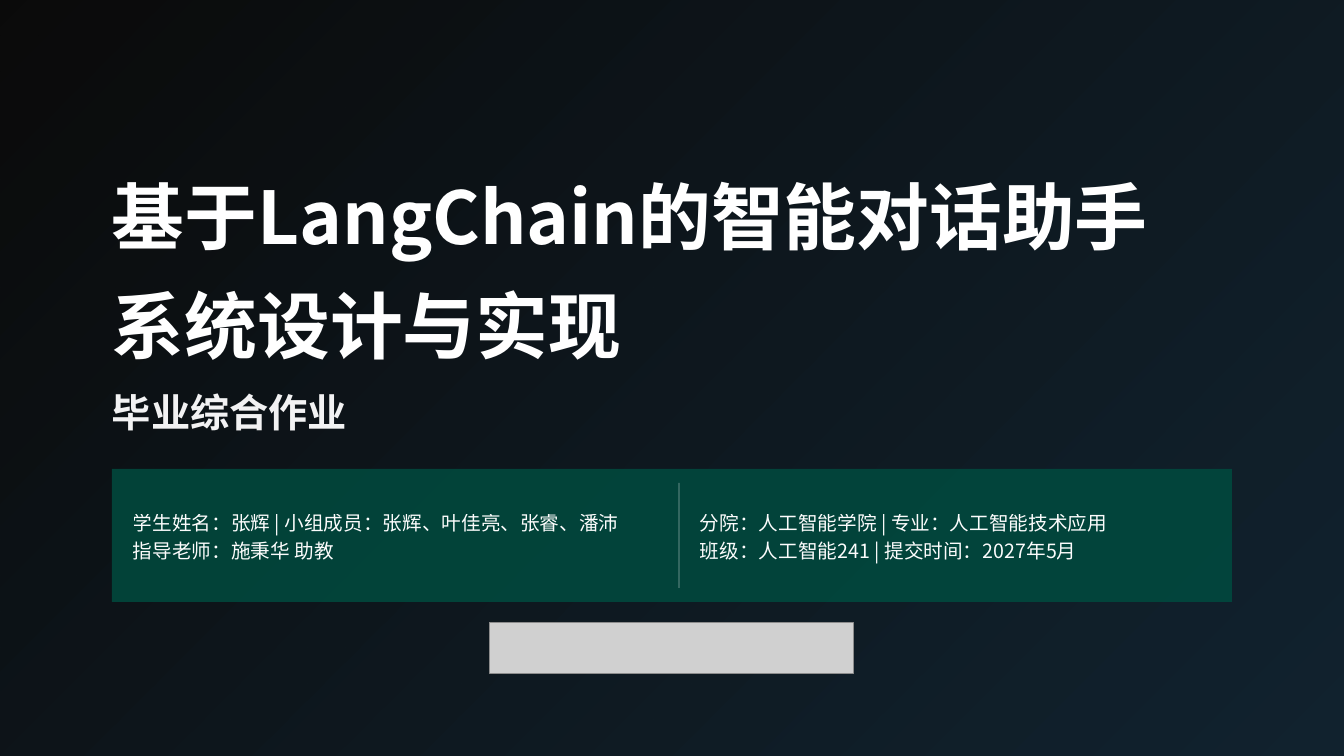
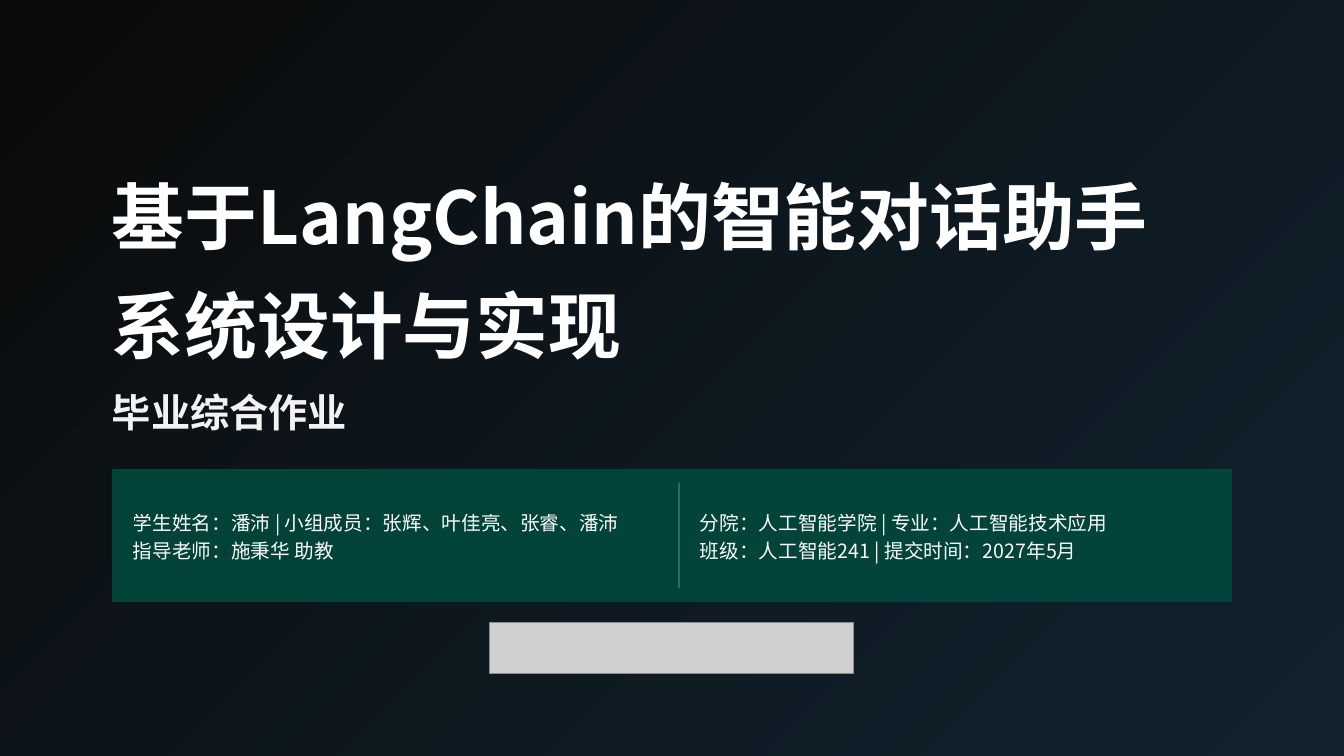
Before and after one commit to zh123hh/121, a slide deck: slide 1 of 大数据模型/基于LangChain的智能对话助手系统设计与实现 .pptx. Drawn at 1344x756 pixels with LibreOffice and Linux fonts; fonts in the diff are those of the drawing; grey boxes stand for pictures; background and template pictures are left out; a plain dark background stands for a picture behind light text. Boxes give left, top, right and bottom in pixels: in the first picture for what was removed or moved away, otherwise in the second. Text is boxed around its words. In the diff, an @@ line names an element or a change of style, - is before the commit and + after.

```diff
--- a/大数据模型/基于LangChain的智能对话助手系统设计与实现 .pptx
+++ b/大数据模型/基于LangChain的智能对话助手系统设计与实现 .pptx
@@ text at bbox=[133, 514, 619, 560]: text changed @@
-学生姓名：张辉 | 小组成员：张辉、叶佳亮、张睿、潘沛
-指导老师：施秉华 助教
+学生姓名：潘沛 | 小组成员：张辉、叶佳亮、张睿、潘沛
+指导老师：施秉华 助教
```
Also in this commit, not shown: 1 other slide changed.
